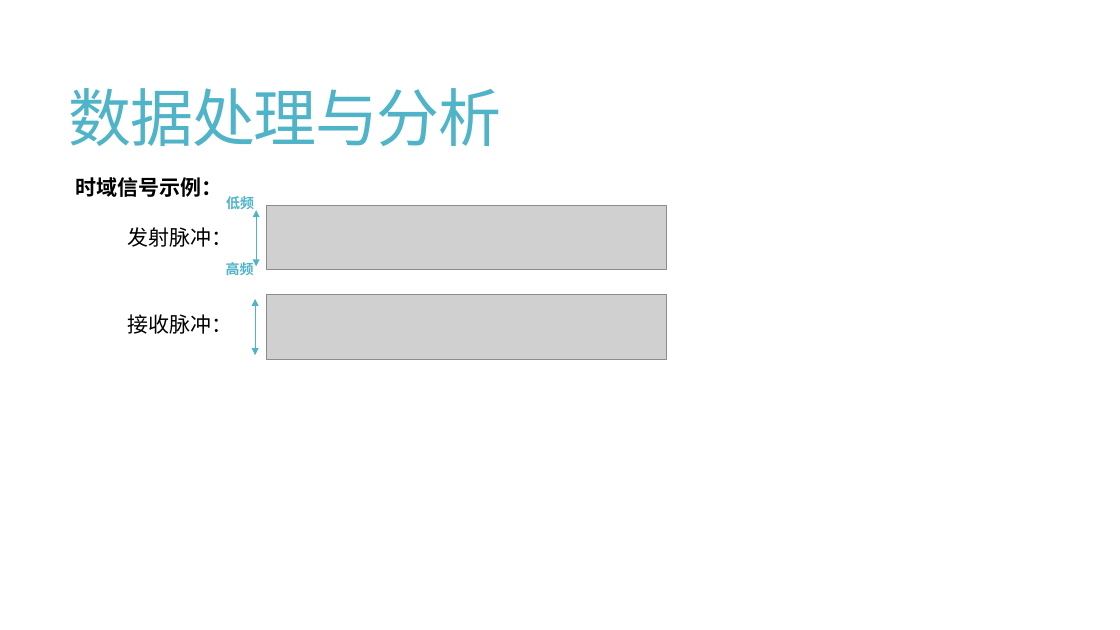
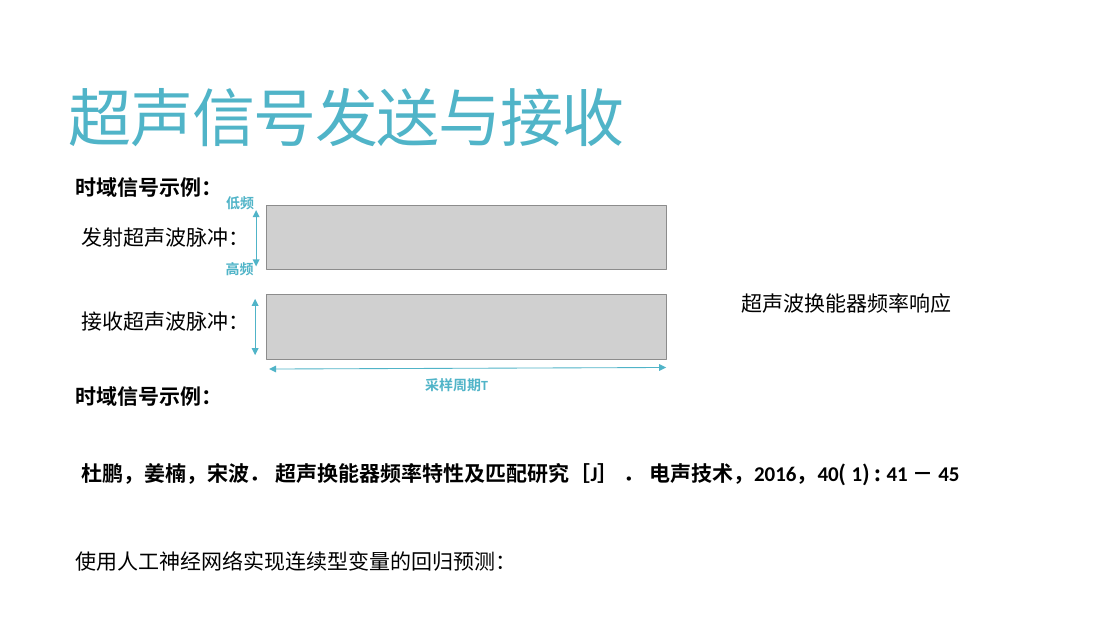
Before and after one commit to Travis-MA/UltrasonicConcMeter, a slide deck: slide 9 of 机器学习超声波浓度计.pptx. Drawn at 1120x630 pixels with LibreOffice and Linux fonts; fonts in the diff are those of the drawing; grey boxes stand for pictures. Boxes give left, top, right and bottom in pixels: in the first picture for what was removed or moved away, otherwise in the second. Text is boxed around its words. In the diff, an @@ line names an element or a change of style, - is before the commit and + after.

```diff
--- a/机器学习超声波浓度计.pptx
+++ b/机器学习超声波浓度计.pptx
@@ title at (69, 88, 625, 147): text changed @@
-数据处理与分析
+超声信号发送与接收
@@ text at (82, 227, 250, 247): text changed @@
-发射脉冲：
+发射超声波脉冲：
@@ text added at (742, 293, 952, 313), 18 pt, text #000000 @@
+超声波换能器频率响应
@@ text at (82, 311, 250, 331): text changed @@
-接收脉冲：
+接收超声波脉冲：
@@ text added at (75, 386, 222, 406), 18 pt, text #000000, bold @@
+时域信号示例：
@@ double arrow added from (666, 368) to (269, 369), #50B4C8 0.75 pt @@
@@ text added at (425, 378, 488, 391), 12 pt, text #50B4C8, bold @@
+采样周期T
@@ text added at (82, 463, 959, 485), 18 pt, text #000000, bold @@
+杜鹏，姜楠，宋波． 超声换能器频率特性及匹配研究［J］ ． 电声技术，2016，40( 1) : 41 － 45
@@ text added at (75, 551, 516, 571), 18 pt, text #000000 @@
+使用人工神经网络实现连续型变量的回归预测：
```
Also in this commit, not shown: 3 other slides changed, 4 slides removed, 11 other files.
